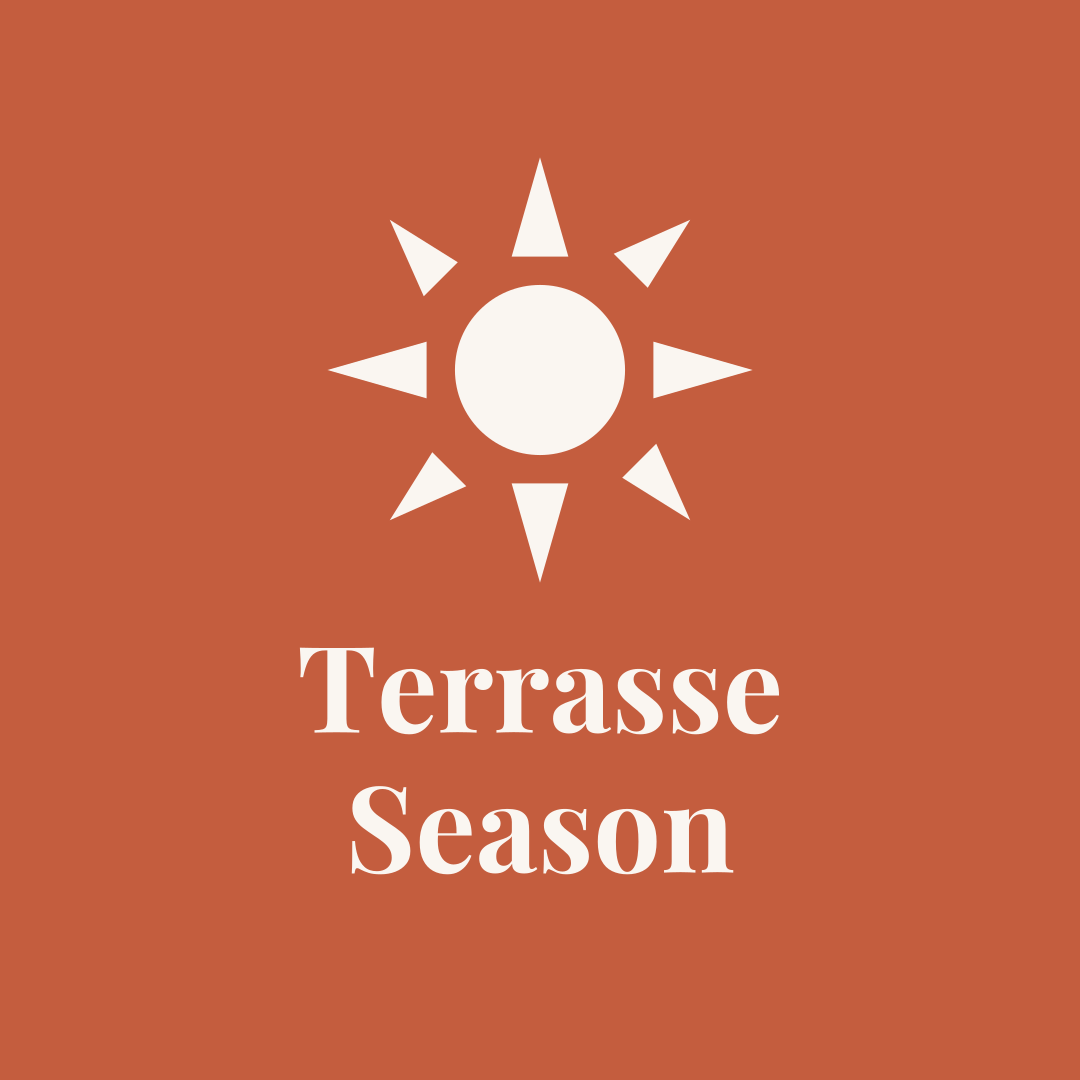
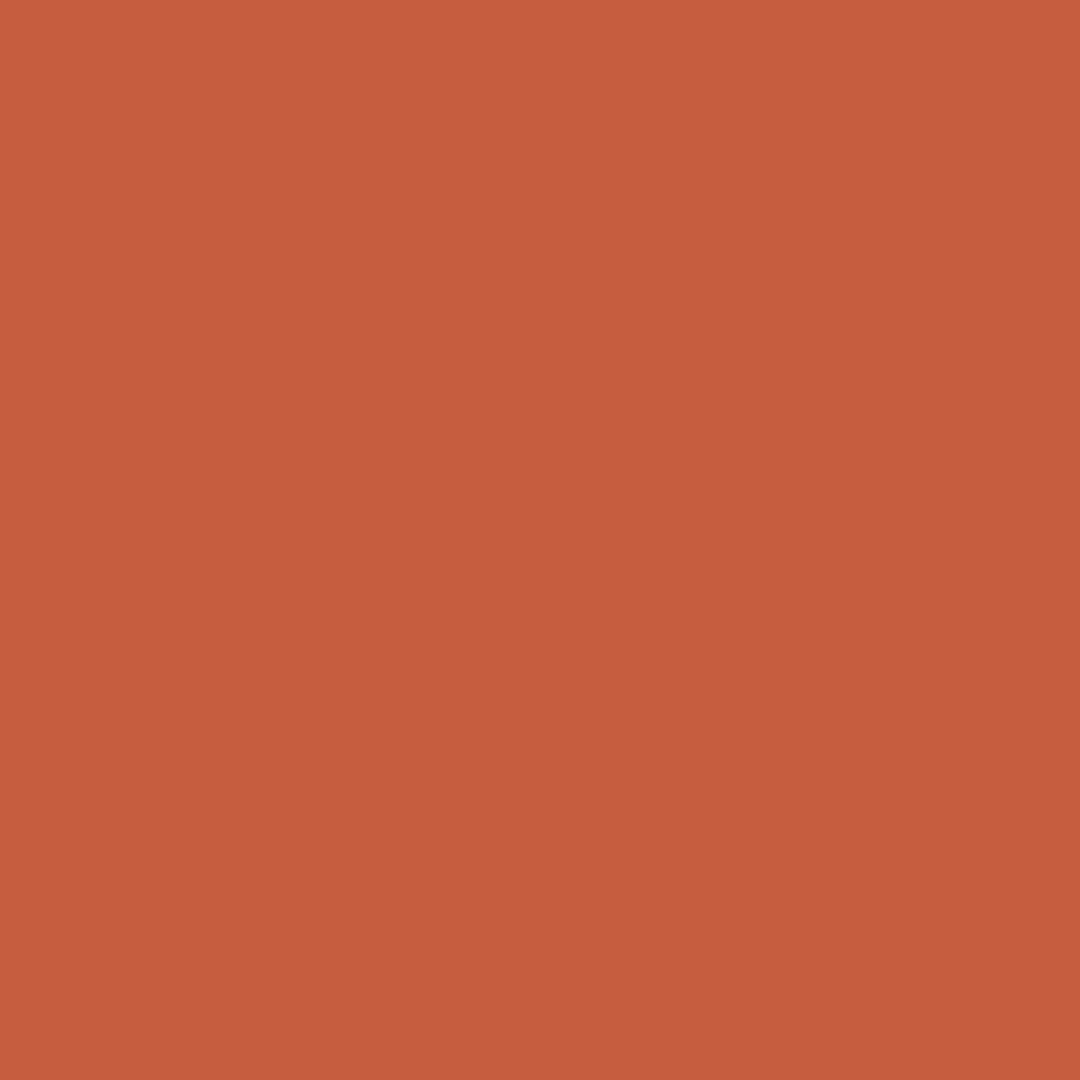
Layered file, before and after one edit (1080 × 1080). Changes by layer:
added layer "Background" above "Sun" over [left=299, top=157, right=780, bottom=875]
added layer "Sun" above "Text" over [left=327, top=157, right=753, bottom=583]
added layer "Text" over [left=299, top=647, right=780, bottom=875]